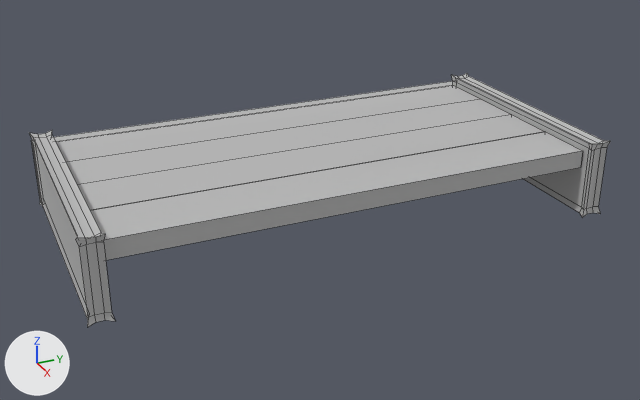
Two versions of the FBX model BurnOut/Assets/Art/3D Art/Objects/Shelf.fbx, one commit apart.
Camera for both pictures: a 50 mm camera at (0.1111, -0.0557, 0.1008) aimed at (-0.0157, 0.0014, 0.0375). Every picture has the same lights, and +X, +Y and +Z are marked at lower left. The picture after the commit comes second. Mesh edges are drawn as thin lines. Where no turn or scale is listed for an object, it has been applied to the vertices.

Script lines for the objects in view, before the commit:
```python
me_mesh = bpy.data.meshes.new('Mesh')
me_mesh.from_pydata(...)  # 152 vertices, 138 faces; spans x -0.0225..0.0225, y -0.0427..0.0427, z -0.0068..0.0068
me_mesh.materials.append(mat_maya_lambert1)  # grey #bcbcbc
ob_shelfsideplank3 = bpy.data.objects.new('Shelfsideplank3', me_mesh)
ob_shelfsideplank3.location = (-0.0151, -0.0001, 0.0431)
```
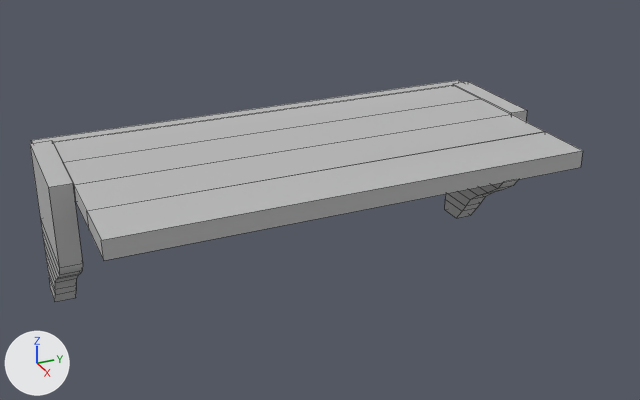
Diff of the bpy script that builds the scene:
```diff
--- a/BurnOut/Assets/Art/3D Art/Objects/Shelf.fbx.py
+++ b/BurnOut/Assets/Art/3D Art/Objects/Shelf.fbx.py
@@ me_mesh @@
 # used by ob_shelfsideplank3; location = (-0.0151, -0.0001, 0.0431)
-me_mesh.from_pydata(...)  # 152 vertices, 138 faces; spans x -0.0225..0.0225, y -0.0427..0.0427, z -0.0068..0.0068
+me_mesh.from_pydata(...)  # 112 vertices, 98 faces; spans x -0.0213..0.0213, y -0.0429..0.0429, z -0.014..0.014
+# me_mesh part 1: the loose piece of 8 vertices spanning x -0.0225..-0.0197, y -0.0423..0.0424, z -0.0068..0.0046 is moved by (0.0012, 0.0, 0.009)
+# me_mesh part 2: the loose piece of 8 vertices spanning x 0.0101..0.0201, y -0.0392..0.0393, z 0.0018..0.0048 is moved by (0.0012, 0.0, 0.009)
+# me_mesh part 3: the loose piece of 8 vertices spanning x 0.0002..0.0102, y -0.0392..0.0393, z 0.0018..0.0048 is moved by (0.0012, 0.0, 0.009)
+# me_mesh part 4: the loose piece of 8 vertices spanning x -0.0098..0.0002, y -0.0392..0.0393, z 0.0018..0.0048 is moved by (0.0012, 0.0, 0.009)
+# me_mesh part 5: the loose piece of 8 vertices spanning x -0.0197..-0.0097, y -0.0392..0.0393, z 0.0018..0.0048 is moved by (0.0012, 0.0, 0.009)
+# me_mesh part 6: a new loose piece of 36 vertices spanning x -0.0186..0.0013, y -0.0429..-0.0393, z -0.014..0.014, in mat_maya_lambert1 (grey #bcbcbc)
+# me_mesh part 7: a new loose piece of 36 vertices spanning x -0.0187..0.0013, y 0.0393..0.0429, z -0.014..0.014, in mat_maya_lambert1 (grey #bcbcbc)
+# me_mesh part 8
+# 56 vertices are removed from x -0.02..0.0225, y 0.0389..0.0427, z -0.0063..0.0068
+# 54 faces are deleted
+# me_mesh part 9
+# 56 vertices are removed from x -0.02..0.0225, y -0.0427..-0.0389, z -0.0063..0.0068
+# 54 faces are deleted
 me_mesh.materials.append(mat_maya_lambert1)
@@ ob_shelfsideplank3 @@
 ob_shelfsideplank3 = bpy.data.objects.new('Shelfsideplank3', me_mesh)
-ob_shelfsideplank3.location = (-0.0151, -0.0001, 0.0431)
+ob_shelfsideplank3.location = (-0.0163, 0.0, 0.0341)
```

Boxes [x1, y1, x2, y2] around the edits, measured in the pictures (640 x 400 px; the box of a moved part takes in the faces that stretch with it):
'Shelfsideplank3', reshaped, moved (13% shorter)
    before: [29, 73, 611, 327]
    after: [30, 80, 583, 302]
part 1 of me_mesh, moved or reshaped
    before: [31, 81, 453, 207]
    after: [31, 80, 461, 143]
part 2 of me_mesh, moved or reshaped
    before: [90, 132, 583, 260]
    after: [87, 131, 583, 260]
part 3 of me_mesh, moved or reshaped
    before: [77, 114, 545, 210]
    after: [74, 114, 544, 229]
part 4 of me_mesh, moved or reshaped
    before: [66, 99, 510, 184]
    after: [63, 99, 510, 202]
part 5 of me_mesh, moved or reshaped
    before: [55, 85, 480, 161]
    after: [53, 85, 480, 162]
part 6 of me_mesh, added
    after: [30, 140, 83, 302]
part 7 of me_mesh, added
    after: [445, 81, 527, 218]
part 8 of me_mesh, deleted
    before: [451, 73, 611, 218]
part 9 of me_mesh, deleted
    before: [29, 130, 115, 327]
